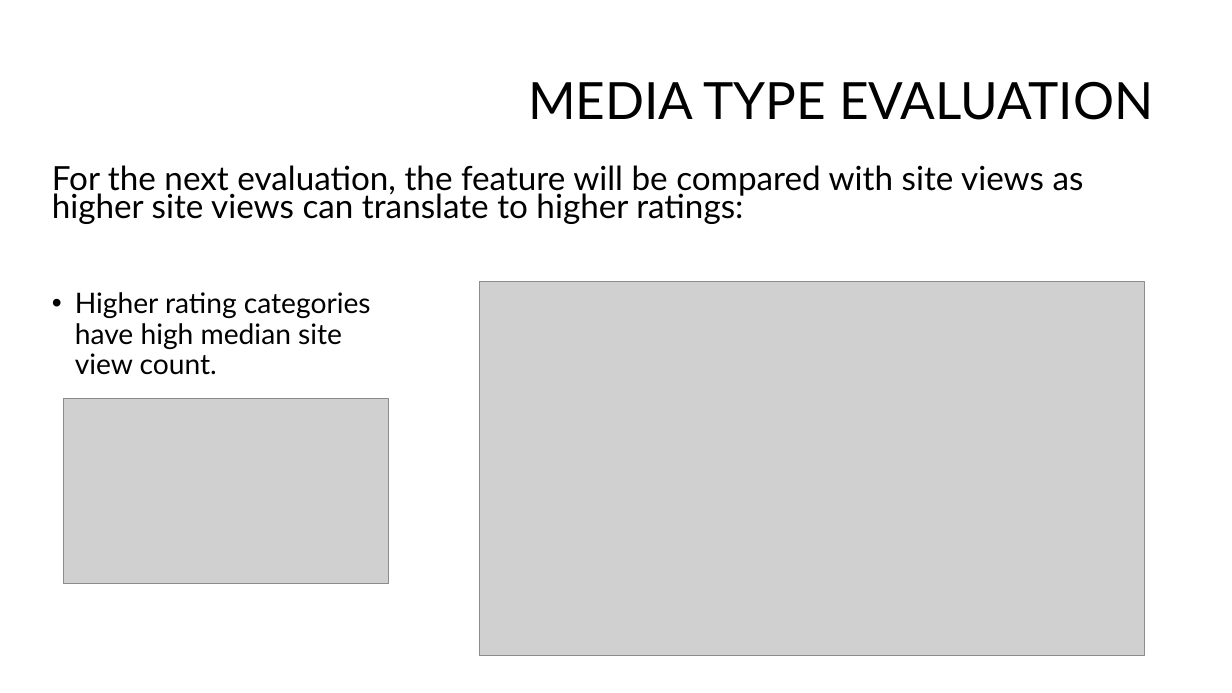
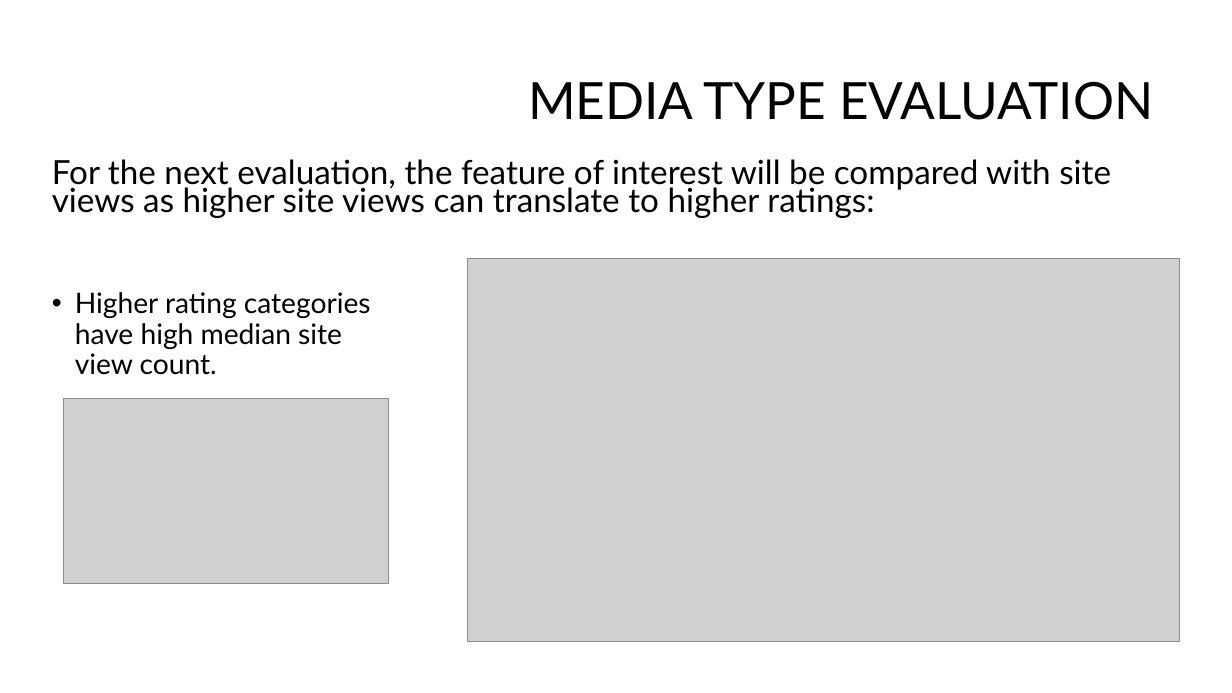
Before and after one commit to suhitasva/Python_EDA_Project_SVA, a slide deck: slide 14 of Boardgame_analysis_presentation.pptx. Drawn at 1232x693 pixels with LibreOffice and Linux fonts; fonts in the diff are those of the drawing; grey boxes stand for pictures; background and template pictures are left out. Boxes give left, top, right and bottom in pixels: in the first picture for what was removed or moved away, otherwise in the second. Text is boxed around its words. In the diff, an @@ line names an element or a change of style, - is before the commit and + after.

Commit message:
Slides created for genre and playing time evaluation, takeaways and future work

```diff
--- a/Boardgame_analysis_presentation.pptx
+++ b/Boardgame_analysis_presentation.pptx
@@ text at [52,159,1111,218]: text changed @@
-For the next evaluation, the feature will be compared with site views as higher site views can translate to higher ratings:
+For the next evaluation, the feature of interest will be compared with site views as higher site views can translate to higher ratings:
@@ picture: place and size @@
-picture at [480,282,1144,656]
+picture at [468,259,1180,641]
```
Also in this commit, not shown: 7 other slides changed, 7 slides added.
